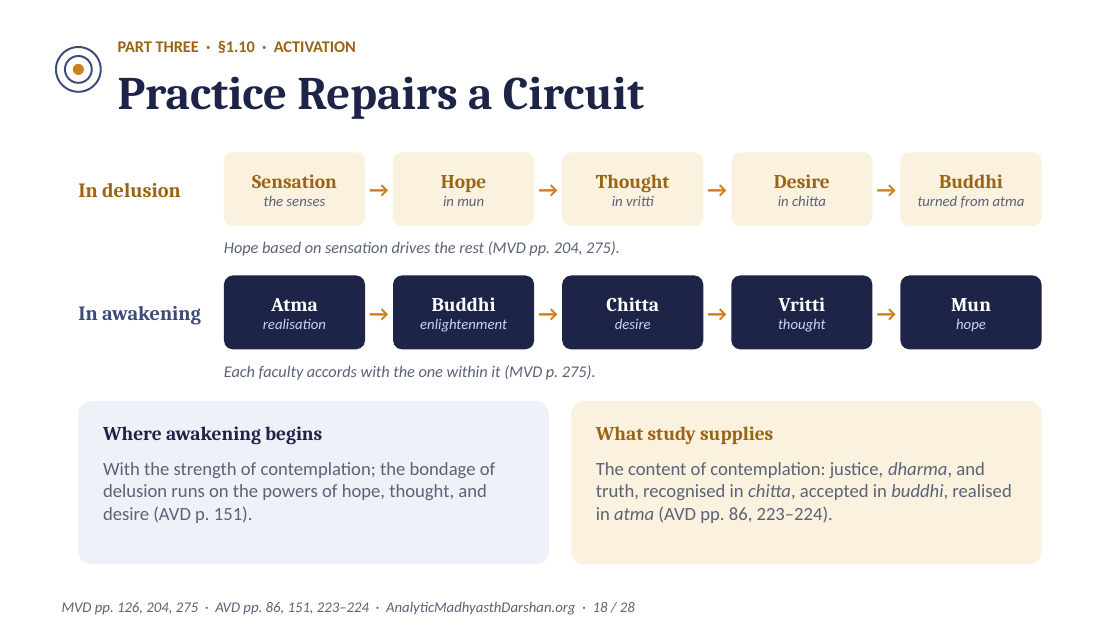
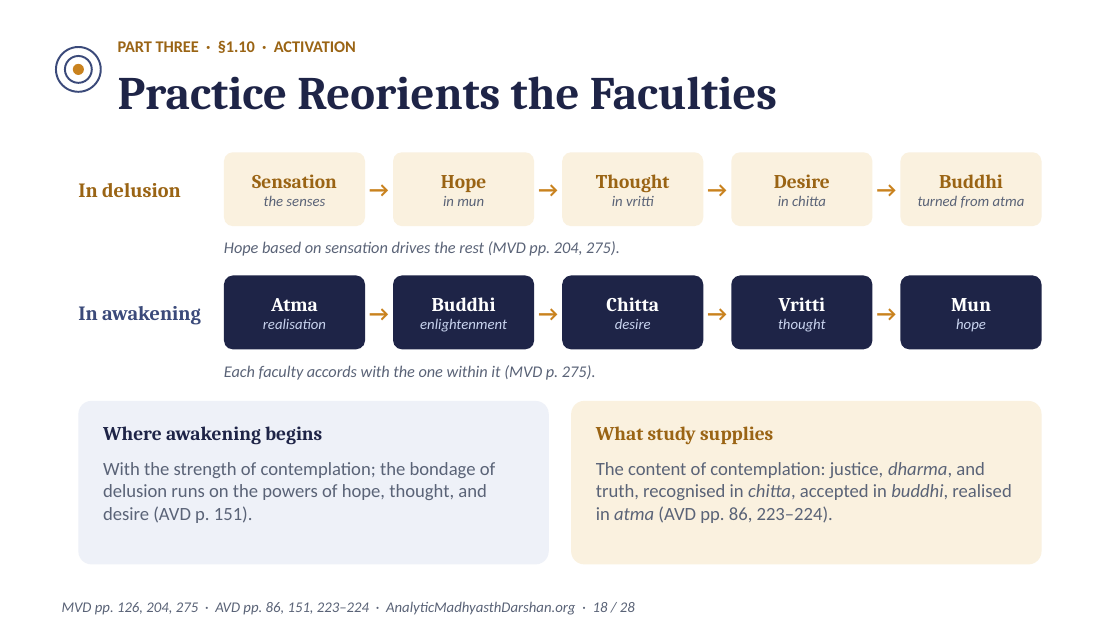
Before and after one commit to raghavamohan/AnalyticMadhyasthDarshan, a slide deck: slide 18 of Studies/Spiritual-Practice-And-Realization/Spiritual-Practice-And-Realization-Madhyasth-Darshan.pptx. Drawn at 1120x630 pixels with LibreOffice and Linux fonts; fonts in the diff are those of the drawing. Boxes give left, top, right and bottom in pixels: in the first picture for what was removed or moved away, otherwise in the second. Text is boxed around its words. In the diff, an @@ line names an element or a change of style, - is before the commit and + after.

```diff
--- a/Studies/Spiritual-Practice-And-Realization/Spiritual-Practice-And-Realization-Madhyasth-Darshan.pptx
+++ b/Studies/Spiritual-Practice-And-Realization/Spiritual-Practice-And-Realization-Madhyasth-Darshan.pptx
@@ text at (118,76,777,110): text changed @@
-Practice Repairs a Circuit
+Practice Reorients the Faculties
```
Also in this commit, not shown: 12 other slides changed, 16 other files.
